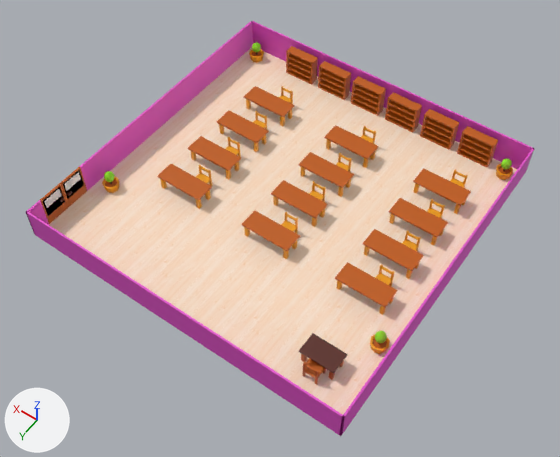
Before and after pictures for a commit that changed the FBX model Assets/Models/01_Environment/2_ClassRoom1.fbx.
Both versions are drawn from a 50 mm lens placed at (-16.1, -1.6, 33.9), pointed at (-0.6, -23.4, -0.3). Arrows for +X, +Y and +Z are at lower left; the lights stay in place. Where no turn or scale is listed for an object, it has been applied to the vertices. Vertices at the same position are counted once.
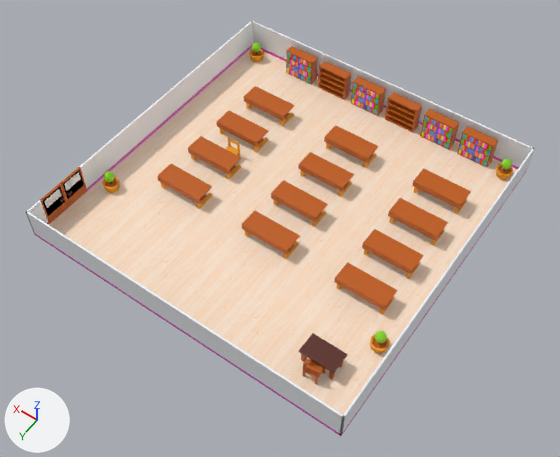
Where the change shows, as pixel boxes [x1, y1, x2, y2] in the pictures (560 x 457 px):
'0_Chair&Table.022', reshaped
    before: [335, 262, 398, 315]
    after: [334, 262, 398, 315]
'0_Chair&Table.018', reshaped
    before: [363, 229, 424, 279]
    after: [362, 229, 424, 279]
'0_Chair&Table.011', reshaped
    before: [389, 198, 448, 246]
    after: [388, 198, 448, 246]
'0_Chair&Table.005', reshaped
    before: [413, 168, 471, 214]
    after: [412, 168, 471, 214]
'0_Chair&Table.009', reshaped
    before: [157, 164, 212, 209]
    after: [157, 164, 213, 209]
'Chair&Table.019', deleted
    before: [375, 264, 394, 286]
'Chair&Table.007', deleted
    before: [281, 212, 298, 234]
'Chair&Table.012', deleted
    before: [402, 231, 421, 251]
'Chair&Table.013', deleted
    before: [196, 164, 212, 186]
'Chair&Table.005', deleted
    before: [309, 181, 326, 202]
'Chair&Table.006', deleted
    before: [427, 199, 445, 218]
'Chair&Table.004', deleted
    before: [336, 153, 352, 172]
'Chair&Table.002', deleted
    before: [450, 169, 468, 188]
'Chair&Table.010', deleted
    before: [253, 111, 267, 129]
'Chair&Table.003', deleted
    before: [361, 126, 376, 144]
'Chair&Table.009', deleted
    before: [279, 86, 293, 104]
part 1 of me_cube_012, built on
    both: [26, 22, 534, 436]
part 2 of me_cube_012, recoloured (pink to white)
    both: [26, 21, 535, 418]
part 3 of me_cube_038, added
    after: [287, 53, 492, 151]
part 4 of me_cube_038, added
    after: [287, 58, 490, 156]
part 5 of me_cube_038, added
    after: [287, 63, 489, 161]
part 6 of me_cube_038, added
    after: [287, 68, 487, 166]
part 7 of me_cube, deleted
    before: [205, 109, 467, 304]
part 8 of me_cube, built on
    before: [160, 99, 460, 315]
    after: [158, 98, 467, 315]
part 9 of me_cube, surface changed
    both: [157, 95, 471, 307]

What the commit changed:
me_cube is used by ob_0_chair_table_001; location (-0.8, -30.15, 0.0).
me_cube had 40 vertices, 22 faces and spanned x -1.5..1.5, y -0.75..0.45, z 0.0..1.0.
me_cube now has 52 vertices, 42 faces and spans x -1.5..1.5, y -0.85..0.45, z 0.0..1.0.
me_cube part 7: the loose piece of 8 vertices spanning x -1.4..-1.2, y -0.65..-0.45, z 0.0..0.9 is deleted.
me_cube part 8: 8 vertices removed from x -1.4..1.4, y 0.15..0.35, z 0.9; 36 vertices added at x -1.5..1.5, y -0.85..0.45, z 0.0..0.9.
me_cube part 9: 6 kept faces spanning x -1.5..1.5, y -0.75..0.45, z 0.9..1.0 get new texture (UV) coordinates.
me_cube_012 is used by ob_1_class2; location (0.0, 0.0, 0.0).
me_cube_012 had 32 vertices, 30 faces and spanned x -10.0..10.0, y -35.0..-15.0, z 0.0..2.0.
me_cube_012 now has 48 vertices, 50 faces and spans x -10.0..10.0, y -35.0..-15.0, z 0.0..2.0.
Part 1, on me_cube_012:
20 faces are deleted.
16 vertices are added at x -10.0..10.0, y -35.0..-15.0, z 0.2.
20 new faces join them, mat_0_base (picture img_0_palette_png).
20 new faces join them, mat_room1 (pink #e750cc).
me_cube_012 part 2: 5 faces spanning x -10.0..10.0, y -35.0..-15.0, z 2.0 switch from mat_room1 (pink #e750cc) to mat_0_base (picture img_0_palette_png).
me_cube_038 is used by ob_0_shelf_004; location (-7.0, -34.3, 0.0); rotation (0.0, 0.0, -3.142), in degrees (0, 0, -180).
me_cube_038 had 52 vertices, 50 faces and spanned x -1.0..1.0, y -0.3..0.3, z 0.0..1.8.
me_cube_038 now has 276 vertices, 214 faces and spans x -1.0..1.0, y -0.35..0.3, z 0.0..1.8.
me_cube_038 part 3: a new loose piece of 56 vertices spanning x -0.9..0.9, y -0.35..0.2, z 1.4..1.7, in mat_0_base (picture img_0_palette_png).
me_cube_038 part 4: a new loose piece of 56 vertices spanning x -0.9..0.9, y -0.35..0.2, z 0.95..1.3, in mat_0_base (picture img_0_palette_png).
me_cube_038 part 5: a new loose piece of 56 vertices spanning x -0.9..0.9, y -0.35..0.2, z 0.5..0.85, in mat_0_base (picture img_0_palette_png).
me_cube_038 part 6: a new loose piece of 56 vertices spanning x -0.9..0.9, y -0.35..0.2, z 0.1..0.45, in mat_0_base (picture img_0_palette_png).
Mesh me_cube_046 is new.
It is a copy of me_cube_038.
Object 'Chair&Table.012' (ob_chair_table_012) is deleted.
Object 'Chair&Table.007' (ob_chair_table_007) is deleted.
Object 'Chair&Table.005' (ob_chair_table_005) is deleted.
Object 'Chair&Table.004' (ob_chair_table_004) is deleted.
Object 'Chair&Table.002' (ob_chair_table_002) is deleted.
Object 'Chair&Table.013' (ob_chair_table_013) is deleted.
Object '0_Shelf.008' (ob_0_shelf_008) now shows me_cube_046 instead of me_cube_038.
Object 'Chair&Table.019' (ob_chair_table_019) is deleted.
Object 'Chair&Table.010' (ob_chair_table_010) is deleted.
Object 'Chair&Table.003' (ob_chair_table_003) is deleted.
Object 'Chair&Table.006' (ob_chair_table_006) is deleted.
Object 'Chair&Table.009' (ob_chair_table_009) is deleted.
